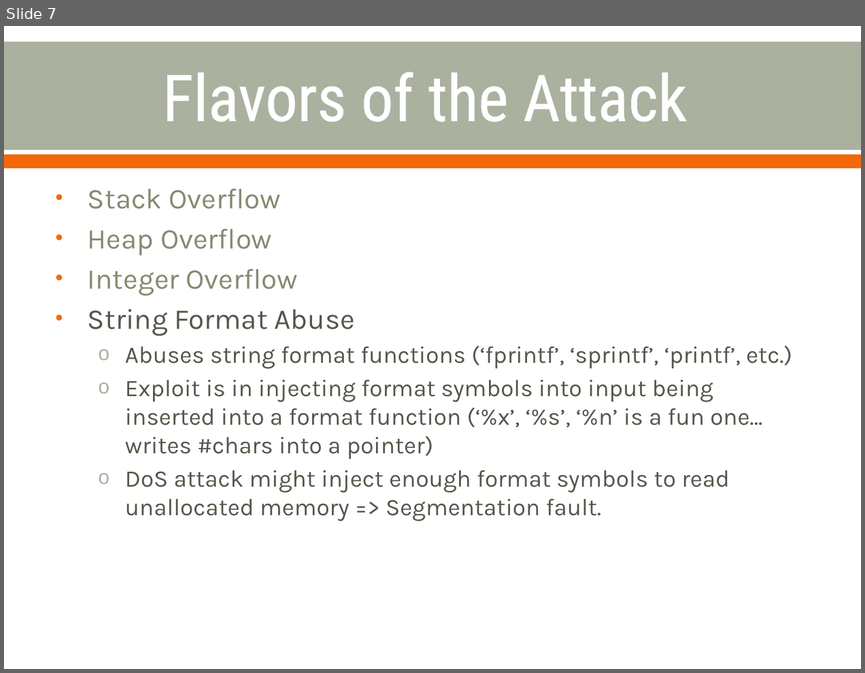
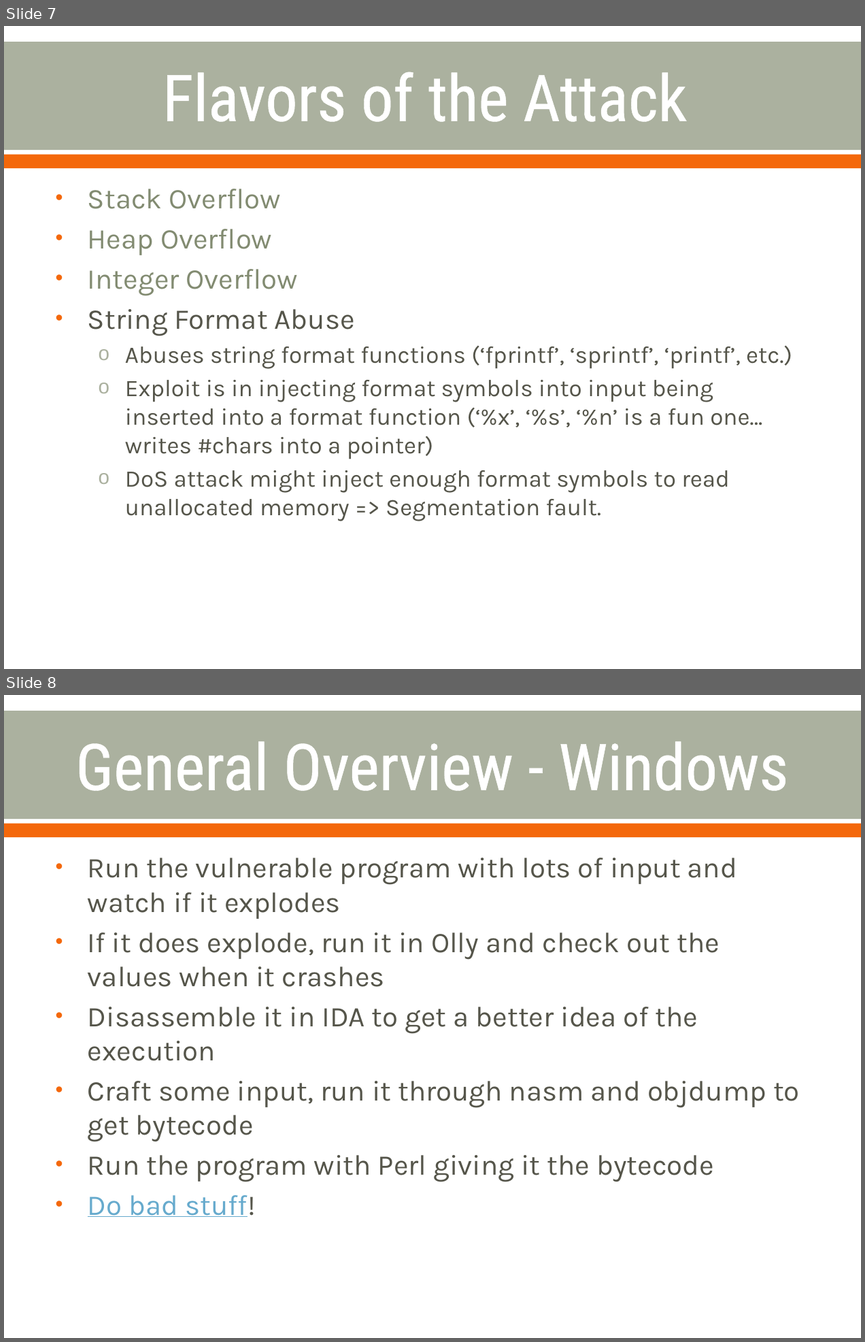
Before and after one commit to cornwe19/cse825, a slide deck: Buffer Overflow Attacks.pptx. Shown one above the other, each under a label of ours: slide 7 before the commit, slides 7 and 8 after it. The pictures are 865x673 and 865x1342 pixels, drawn with LibreOffice and Linux fonts; fonts in the diff are those of the drawing. Boxes give left, top, right and bottom in pixels: in the first picture for what was removed or moved away, otherwise in the second. Text is boxed around its words. In the diff, an @@ line names an element or a change of style, - is before the commit and + after.

```diff
--- a/Buffer Overflow Attacks.pptx
+++ b/Buffer Overflow Attacks.pptx
@@ slide 8 added at (4,695,861,1338), background #FFFFFF; not listed: 2 template elements that a slide beside it also shows @@
@@ title added at (75,741,788,791), 54 pt, text #FFFFFF @@
+General Overview - Windows
@@ text added at (88,858,800,1217), 24 pt, text #55554A @@
+• Run the vulnerable program with lots of input and watch if it explodes
+• If it does explode, run it in Olly and check out the values when it crashes
+• Disassemble it in IDA to get a better idea of the execution
+• Craft some input, run it through nasm and objdump to get bytecode
+• Run the program with Perl giving it the bytecode
+• Do bad stuff!
```
Also in this commit, not shown: 5 other slides added.
